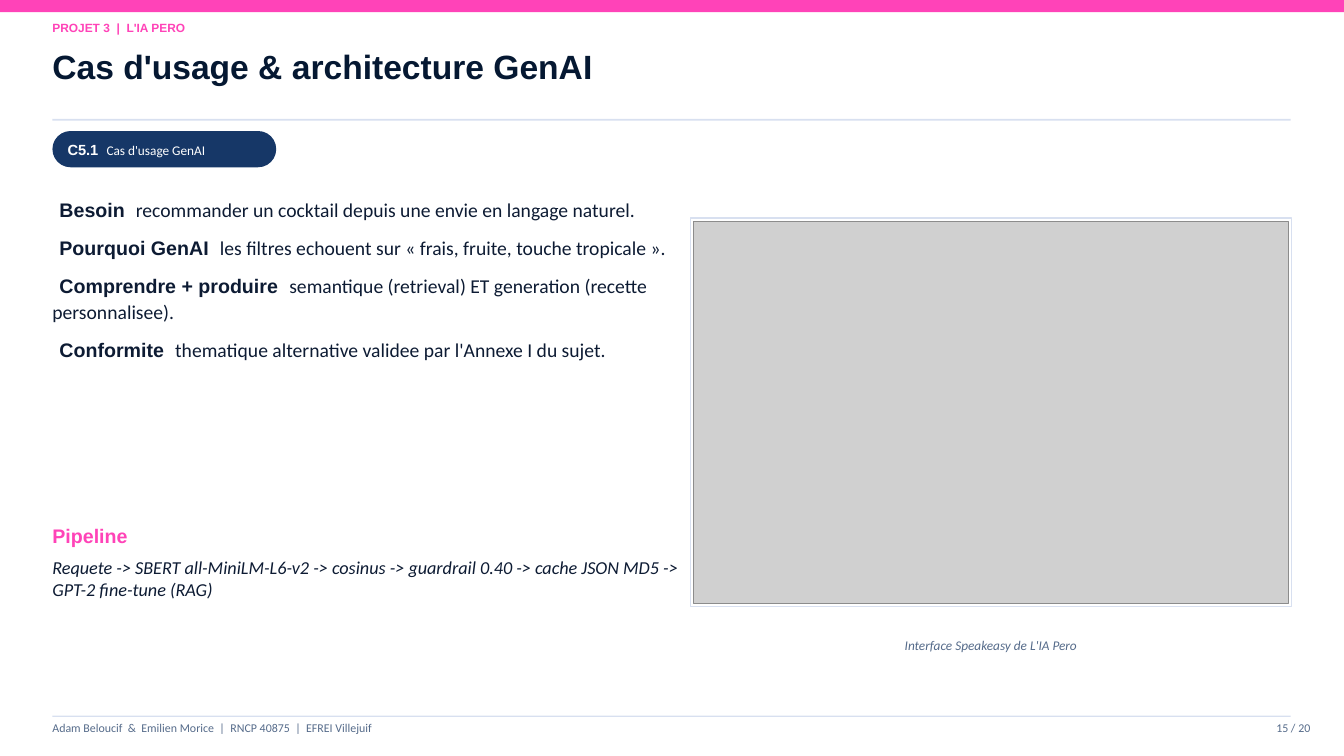
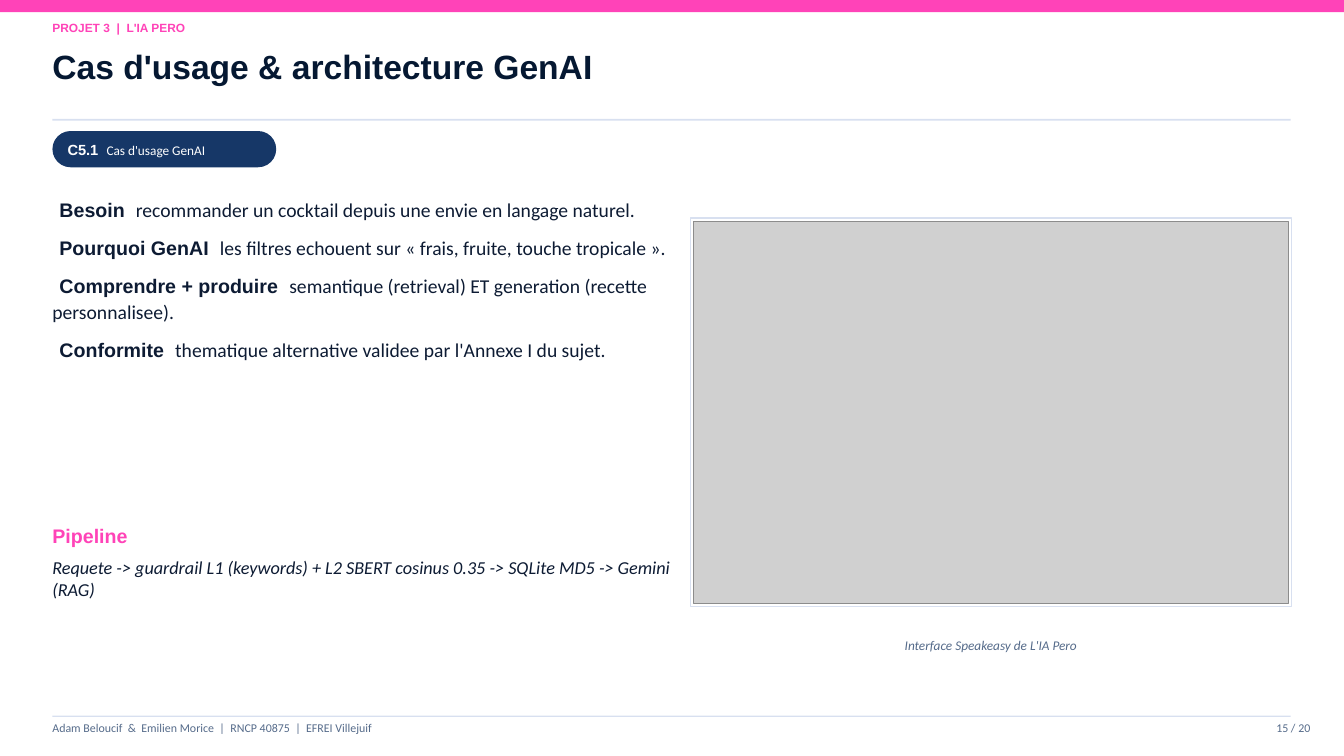
Before and after one commit to Adam-Blf/Soutenance-M1, a slide deck: slide 15 of Soutenance_Bloc1-2_Adam_Emilien.pptx. Drawn at 1344x756 pixels with LibreOffice and Linux fonts; fonts in the diff are those of the drawing; grey boxes stand for pictures. Boxes give left, top, right and bottom in pixels: in the first picture for what was removed or moved away, otherwise in the second. Text is boxed around its words. In the diff, an @@ line names an element or a change of style, - is before the commit and + after.

```diff
--- a/Soutenance_Bloc1-2_Adam_Emilien.pptx
+++ b/Soutenance_Bloc1-2_Adam_Emilien.pptx
@@ text at box(52, 561, 670, 599): text changed @@
-Requete -> SBERT all-MiniLM-L6-v2 -> cosinus -> guardrail 0.40 -> cache JSON MD5 -> GPT-2 fine-tune (RAG)
+Requete -> guardrail L1 (keywords) + L2 SBERT cosinus 0.35 -> SQLite MD5 -> Gemini (RAG)
```
Also in this commit, not shown: 5 other slides changed, 1 other file.
